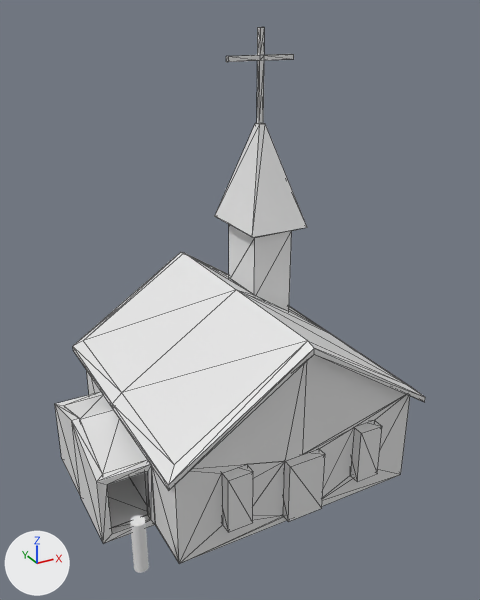
One commit to the glTF model assets/models/cabin.glb: the scene before it, then after it.
Both versions are drawn from a 50 mm lens placed at (-11.6, -21.4, 17.7), pointed at (-0.3, -0.8, 7.4). Arrows for +X, +Y and +Z are at lower left; the lights stay in place. Mesh edges are drawn as thin lines on the coarser meshes. Where no turn or scale is listed for an object, it has been applied to the vertices. Vertices at the same position are counted once.

The first picture shows 'Cabin-col', 'DoorCut -noimp', 'Ref-noimp', 'Shack-col', 'WindowCut-noimp'.
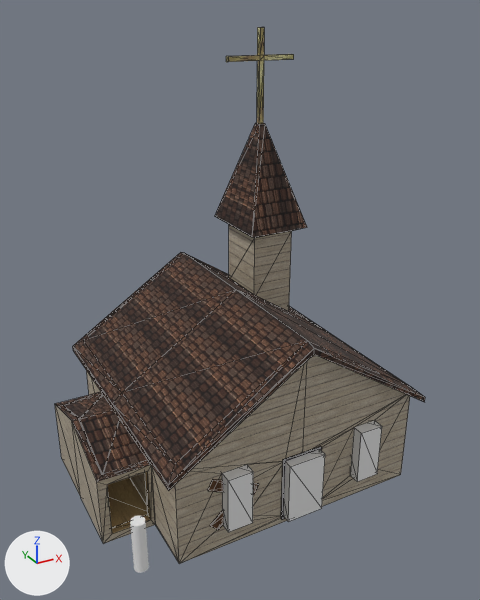
Boxes [x1, y1, x2, y2] around the edits, measured in the pictures (480 x 600 px):
'Cube.001', added
    after: [208, 479, 259, 530]
part 1 of me_cube_002, added
    after: [281, 446, 321, 519]
part 2 of me_cube_002, recoloured (white to brown)
    both: [73, 123, 425, 555]
part 3 of me_cube_002, recoloured (grey to brown)
    both: [86, 225, 410, 564]
part 4 of me_cube_002, recoloured (grey to yellow)
    both: [226, 27, 294, 124]
part 5 of me_cube_003, built on
    before: [64, 395, 147, 474]
    after: [63, 395, 148, 475]
part 6 of me_cube_003, recoloured (white to brown)
    both: [55, 392, 151, 482]
part 7 of me_cube_003, recoloured
    both: [55, 405, 155, 544]
part 8 of me_cube_003, recoloured (grey to brown)
    both: [107, 472, 151, 534]

What changed in the scene script:
```text
Add mat_roof:
    mat_roof = principled_material('Roof')
    mat_roof.texture = img_15
    mat_roof.roughness = 1.0
Add mat_outerwall:
    mat_outerwall = principled_material('OuterWall')
    mat_outerwall.texture = img_16
Add mat_cross:
    mat_cross = principled_material('Cross')
    mat_cross.texture = img_1
    mat_cross.roughness = 0.0
Change me_cube_002:
    remove me_cube_002.from_pydata(...)  # 136 vertices, 273 faces; spans x -5.4..5.4, y -5.4..5.4, z 0.0..17.0
    add me_cube_002.from_pydata(...)  # 157 vertices, 309 faces; spans x -5.4..5.4, y -5.4..5.4, z 0.0..17.0
    me_cube_002 part 1
    15 vertices are added at x -0.8..0.8, y -5.0..-4.7, z 0.2..2.9
    6 new vertices lie (0.0, 0.0, -2.7) away from vertices in x -0.8..0.8, y -5.0..-4.7, z 2.9
    36 new faces join them, mat_doortrim (picture img_33)
    me_cube_002 part 2: 110 faces spanning x -5.4..5.4, y -5.4..5.4, z 0.0..13.4 switch from no material to mat_roof (picture img_15)
    me_cube_002 part 3: 52 faces spanning x -5.0..5.0, y -5.0..5.0, z 0.0..9.0 switch from no material to mat_outerwall (picture img_16)
    me_cube_002 part 4: 42 faces spanning x 1.0..4.0, y 2.4..2.6, z 13.4..17.0 switch from no material to mat_cross (picture img_1)
    add me_cube_002.materials.append(mat_innerwall)  # picture img_42
    add me_cube_002.materials.append(mat_doortrim)  # picture img_33
Change me_cube_003:
    remove me_cube_003.from_pydata(...)  # 32 vertices, 64 faces; spans x -7.0..-5.0, y -2.81..2.81, z 0.0..3.6
    add me_cube_003.from_pydata(...)  # 38 vertices, 68 faces; spans x -7.0..-4.96, y -2.81..2.81, z 0.0..3.6
    me_cube_003 part 5
    4 faces are deleted
    6 vertices are added at (-6.74, 2.62, 2.74), (-6.74, -2.62, 2.74), (-6.74, 0.0, 3.58), (-4.96, 2.62, 2.74), (-4.96, -2.62, 2.74), (-4.96, 0.0, 3.58)
    8 new faces join them, mat_roof (picture img_15)
    me_cube_003 part 6: 32 faces spanning x -7.0..-5.0, y -2.81..2.81, z 0.0..3.6 switch from no material to mat_roof (picture img_15)
    me_cube_003 part 7: 14 faces spanning x -7.0..-5.0, y -2.81..2.81, z 0.0..3.6 switch from no material to mat_outerwall (picture img_16)
    me_cube_003 part 8: 18 faces spanning x -6.7..-5.0, y -2.81..2.51, z 0.3..3.6 switch from no material to mat_innerwall (picture img_42)
Add ob_cube_001:
    ob_cube_001 = bpy.data.objects.new('Cube.001', me_cube_001)  # 20 vertices, 32 faces; spans x -1.0..1.14, y -2.29..7.0, z -1.0..3.23; in mat_wood (picture img_34)
    ob_cube_001.location = (-2.91, -5.08, 1.71)
    ob_cube_001.rotation_euler = (1.571, 2.388, 0.0)  # degrees (90, 137, 0)
    ob_cube_001.scale = (-1.0, -0.218, -0.0274)
```
